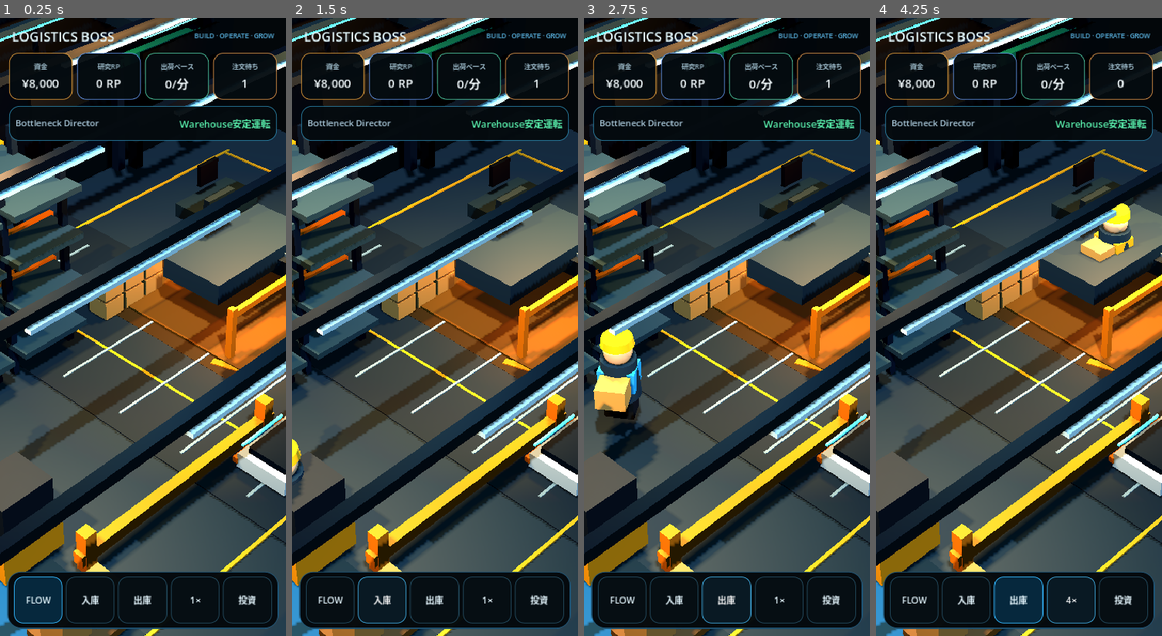
Above: before the commit, frames 1-4 (left to right).
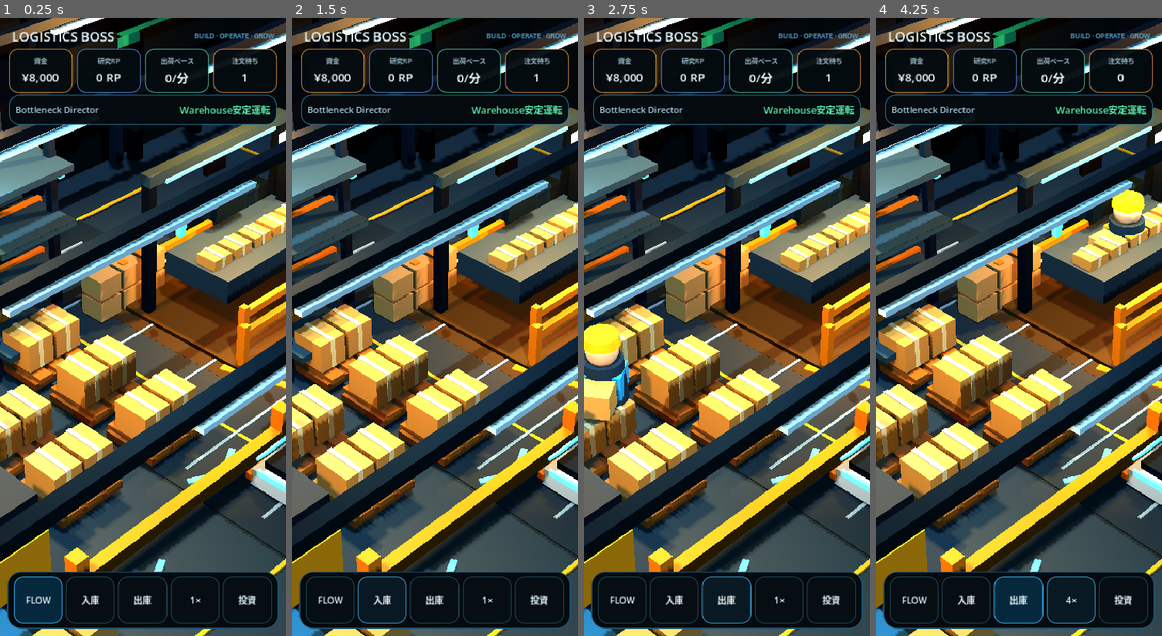
Above: after the commit, the same moments.

Repository: 48wr9f4wgp-lab/Logistics-Boss
Game: Godot game, scene res://scenes/main.tscn
Same seed, same stepped clock (60 frames per second), same inputs: the game is played once before the commit and once after it.
Inputs:
- Up to frame 1 (0.25 s): no input
- Up to frame 2 (1.5 s): click "FLOW" at 0.5 s; click "入庫" at 1.25 s
- Up to frame 3 (2.75 s): click "出庫" at 2 s
- Up to frame 4 (4.25 s): click "1×" at 2.75 s; click "2×" at 3.5 s

The runs differ from the first frame. In frame 1, 56% of the frame differs, in the area x 0-100%, y 0-100%; in frame 2, 57%; in frame 3, 56%; in frame 4, 57%.

Commit message:
Wire Godot visual pass 3

Diff:
--- a/godot/main.gd
+++ b/godot/main.gd
@@ -3,6 +3,7 @@
 const WarehouseSimScript = preload("res://domain/warehouse_sim.gd")
 const WarehouseViewScript = preload("res://view/warehouse_view.gd")
 const WarehouseVisualPass2Script = preload("res://view/visual_pass_2.gd")
+const WarehouseVisualPass3Script = preload("res://view/visual_pass_3.gd")
 const GameHudScript = preload("res://ui/game_hud.gd")
 const SaveStoreScript = preload("res://persistence/save_store.gd")
 
@@ -28,6 +29,10 @@
     add_child(hud)
     hud.bind_sim(sim)
 
+    var visual_pass_3: WarehouseVisualPass3 = WarehouseVisualPass3Script.new()
+    view.add_child(visual_pass_3)
+    visual_pass_3.bind(view, hud)
+
 
 func _process(delta: float) -> void:
     sim.step(delta)
